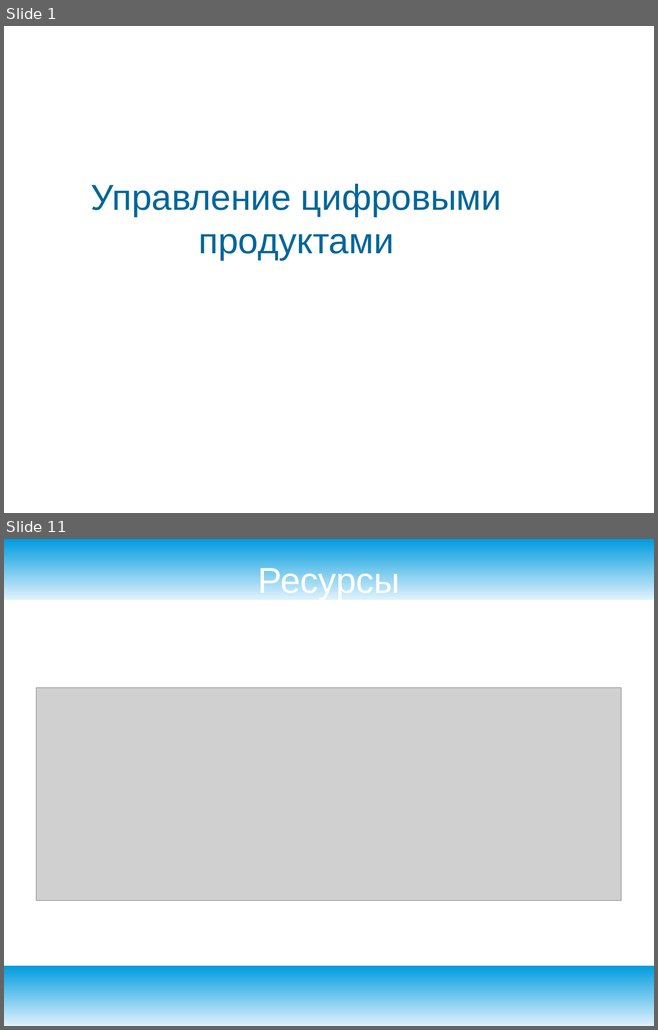
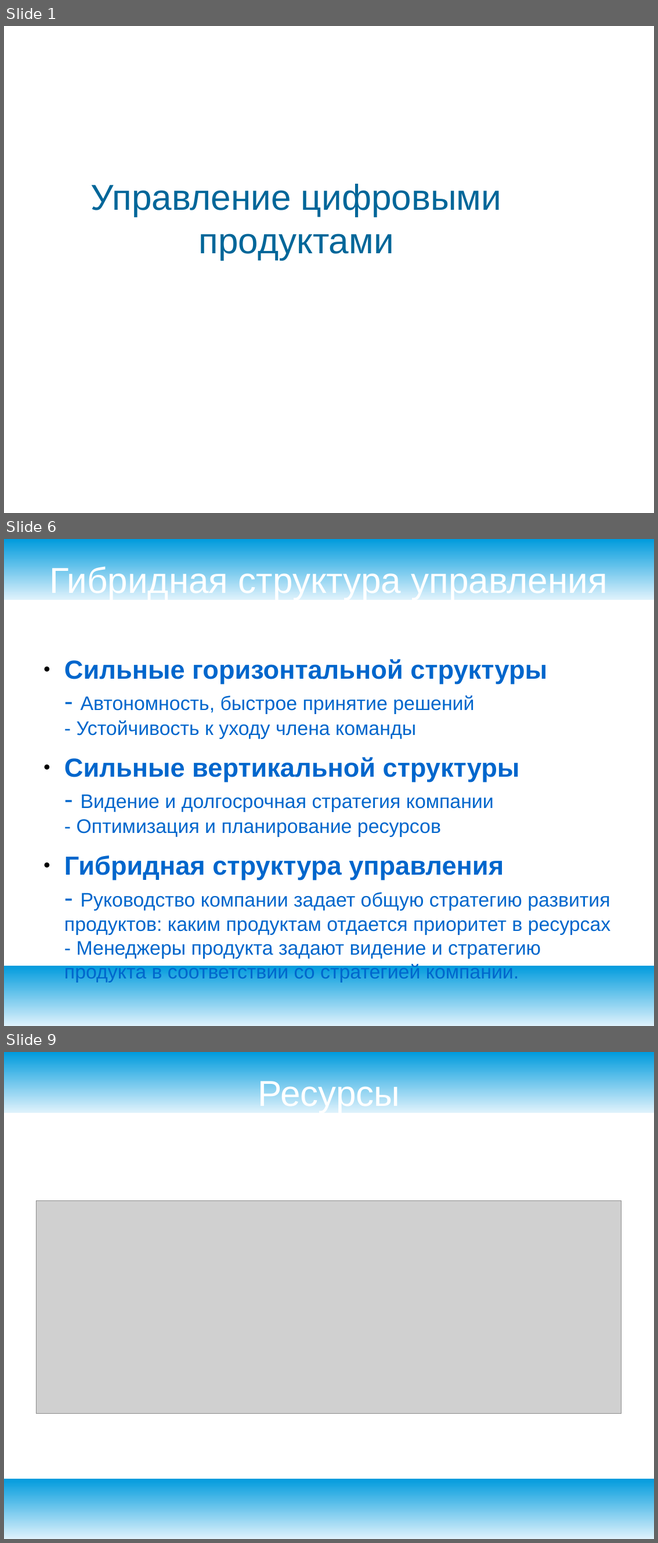
Before and after one commit to ilb/devmethodology, a slide deck: docs/presentation/productmanagement.odp. Shown one above the other, each under a label of ours: slides 1 and 11 before the commit, slides 1, 6 and 9 after it; the slides between them are not shown. The pictures are 658x1030 and 658x1543 pixels, drawn with LibreOffice and Linux fonts; fonts in the diff are those of the drawing; grey boxes stand for pictures; background and template pictures are left out. Boxes give left, top, right and bottom in pixels: in the first picture for what was removed or moved away, otherwise in the second. Text is boxed around its words. In the diff, an @@ line names an element or a change of style, - is before the commit and + after.

```diff
--- a/docs/presentation/productmanagement.odp
+++ b/docs/presentation/productmanagement.odp
@@ slide 6 added at (4, 539, 654, 1026), background #FFFFFF; not listed: 2 template elements that a slide beside it also shows @@
@@ title added at (49, 565, 607, 600), 44 pt, text #FFFFFF @@
+Гибридная структура управления
@@ text added at (64, 659, 611, 983), 24 pt, text #0066CC @@
+● Сильные горизонтальной структуры
+  - Автономность, быстрое принятие решений
+  - Устойчивость к уходу члена команды
+● Сильные вертикальной структуры
+  - Видение и долгосрочная стратегия компании
+  - Оптимизация и планирование ресурсов
+● Гибридная структура управления
+  - Руководство компании задает общую стратегию развития продуктов: каким продуктам отдается приоритет в ресурсах
+  - Менеджеры продукта задают видение и стратегию продукта в соответствии со стратегией компании.
@@ what was slide 11 is now slide 9 @@
```
Also in this commit, not shown: 2 slides changed, 4 other slides added, 7 slides removed.
